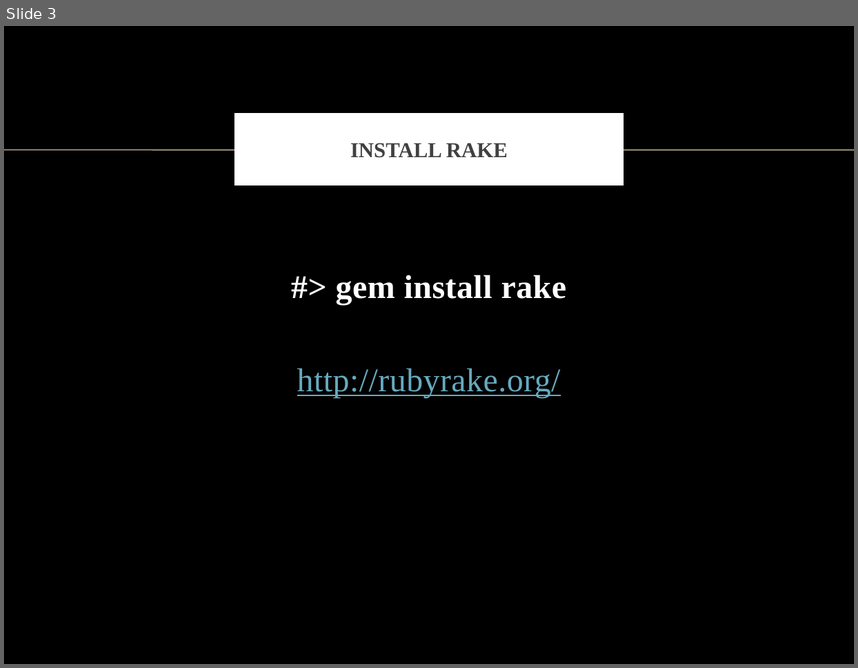
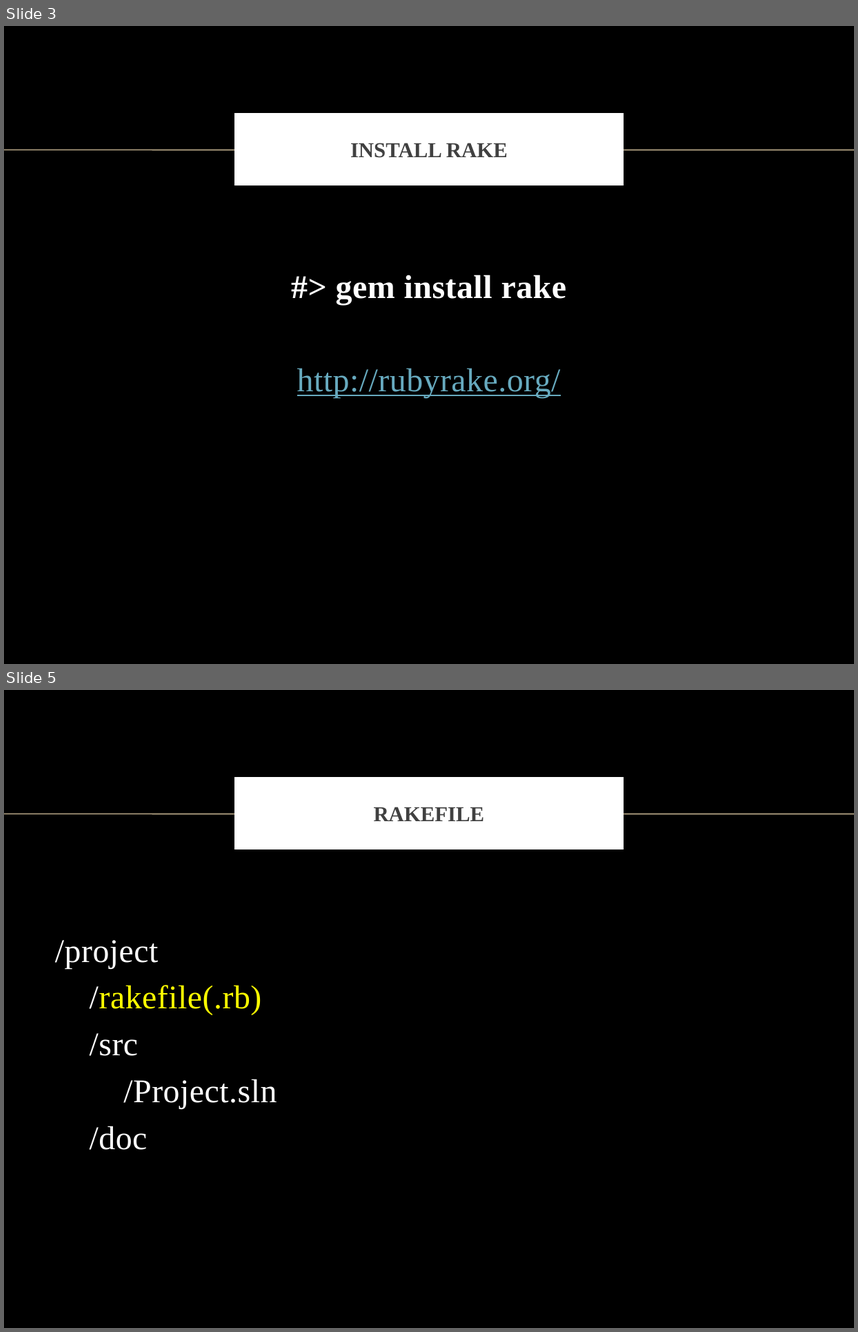
Before and after one commit to nicholascloud/presentations, a slide deck: 20111026 Rake/Using rake to make your builds majestic.pptx. Shown one above the other, each under a label of ours: slide 3 before the commit, slides 3 and 5 after it; the slides between them are not shown. The pictures are 858x668 and 858x1332 pixels, drawn with LibreOffice and Linux fonts; fonts in the diff are those of the drawing; background and template pictures are left out. Boxes give left, top, right and bottom in pixels: in the first picture for what was removed or moved away, otherwise in the second. Text is boxed around its words. In the diff, an @@ line names an element or a change of style, - is before the commit and + after.

```diff
--- a/20111026 Rake/Using rake to make your builds majestic.pptx
+++ b/20111026 Rake/Using rake to make your builds majestic.pptx
@@ slide 5 added at <box>4,690,854,1328</box>, background picture (left out); not listed: 1 template element that a slide beside it also shows @@
@@ title added at <box>238,781,620,847</box>, fill #FFFFFF, outline #FFFFFF 6 pt, 18 pt, text #404040, bold @@
+RAKEFILE
@@ text added at <box>55,940,277,1150</box>, 28 pt, text #FFFFFF @@
+/project
+/rakefile(.rb)
+/src
+/Project.sln
+/doc
```
Also in this commit, not shown: 2 slides changed, 1 other slide added, 3 other files.
